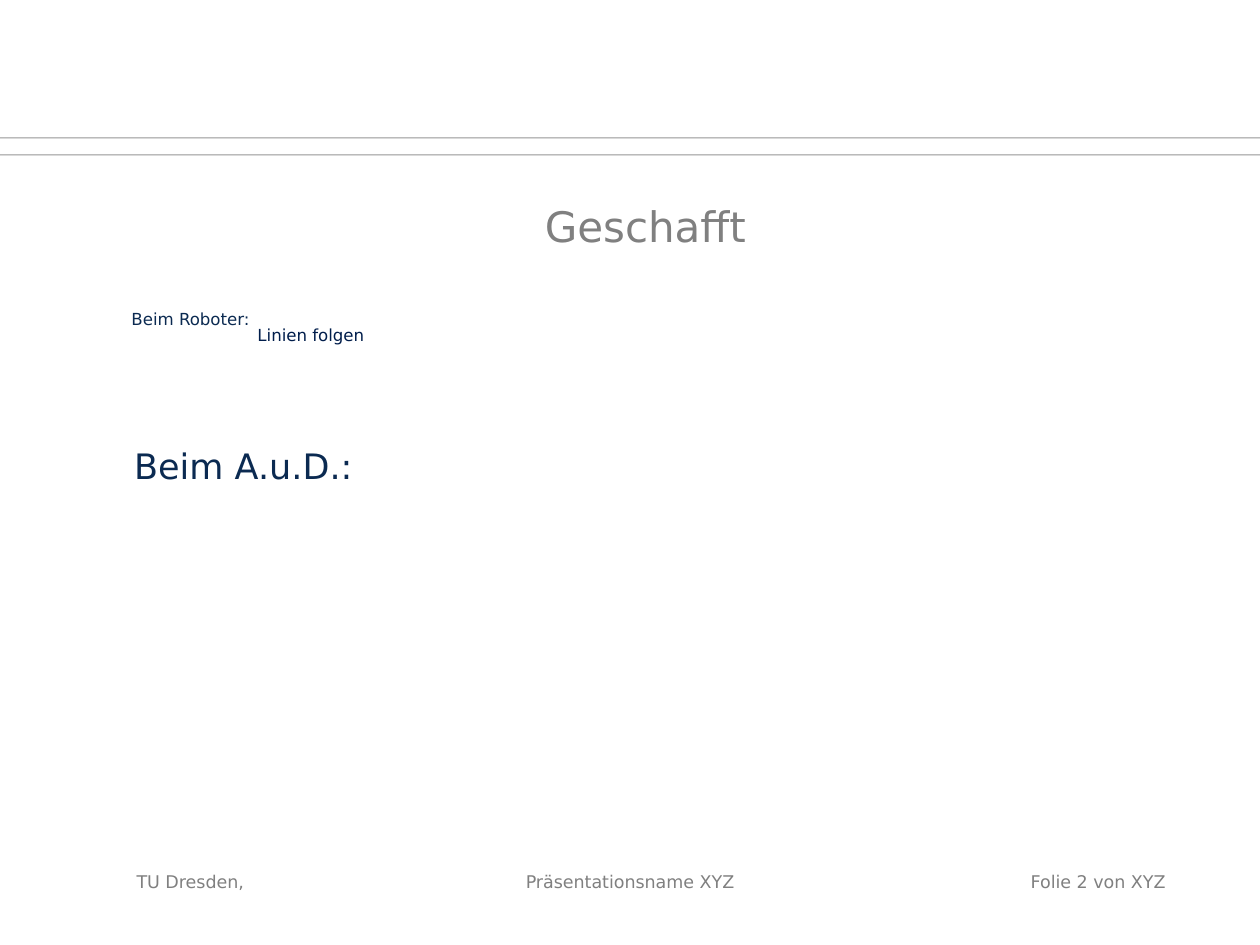
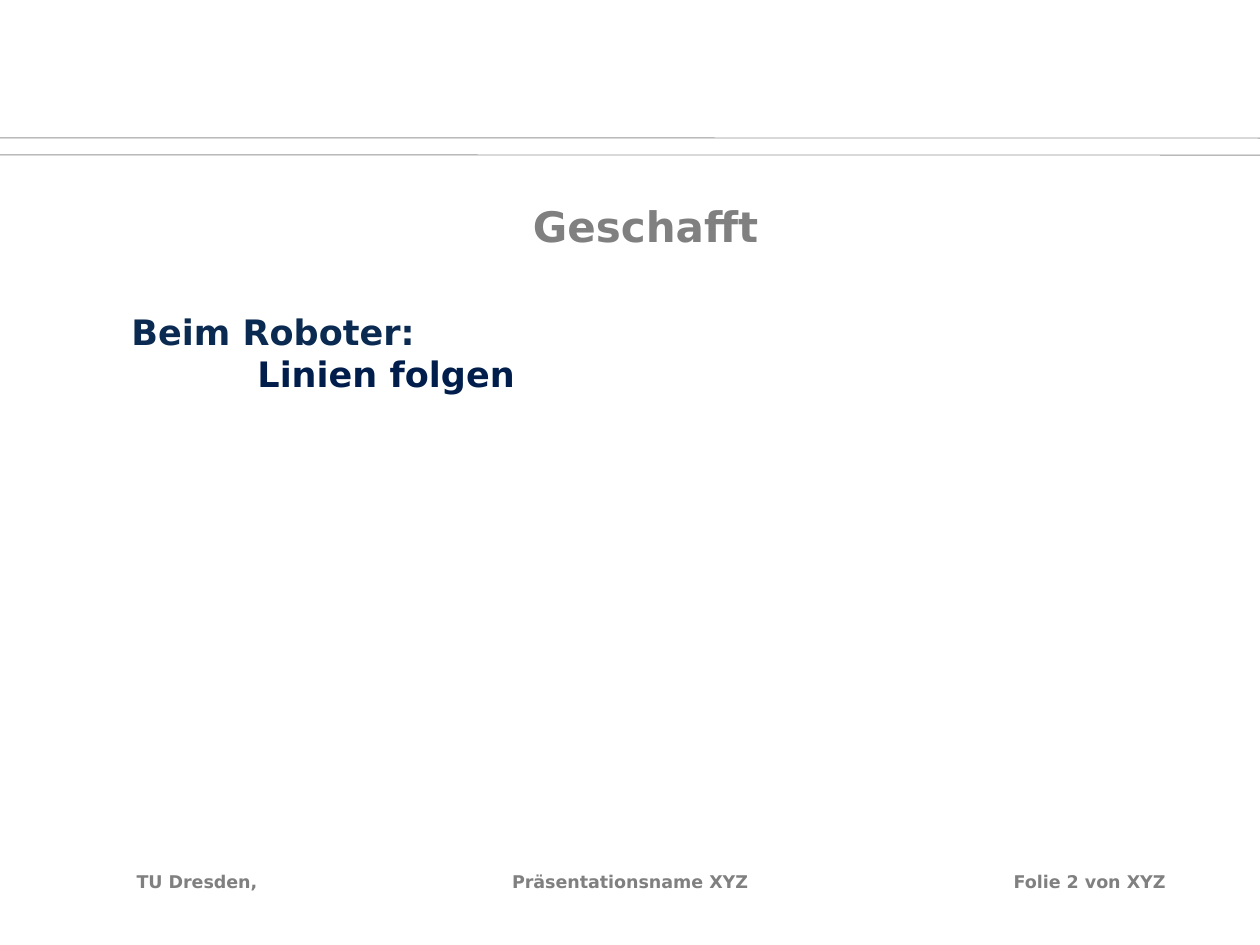
Before and after one commit to MarauderXtreme/robolab-2014, a slide deck: slide 2 of Scrum/Scrum 06.03.ppt. Drawn at 1260x945 pixels with LibreOffice and Linux fonts; fonts in the diff are those of the drawing; background and template pictures are left out. Boxes give left, top, right and bottom in pixels: in the first picture for what was removed or moved away, otherwise in the second. Text is boxed around its words. In the diff, an @@ line names an element or a change of style, - is before the commit and + after.

```diff
--- a/Scrum/Scrum 06.03.ppt
+++ b/Scrum/Scrum 06.03.ppt
@@ bold on in 4 elements at bbox=[137, 875, 258, 891], bbox=[512, 875, 748, 888], bbox=[1014, 875, 1166, 888], bbox=[533, 210, 758, 243] @@
@@ text "Beim Roboter:" at bbox=[131, 318, 515, 395]: size 9.5 to 20 pt, bold on; line spacing 0.8 to 1 @@
@@ text removed at bbox=[134, 452, 353, 480] @@
-Beim A.u.D.:
```
Also in this commit, not shown: 4 other slides changed, 5 slides added.
